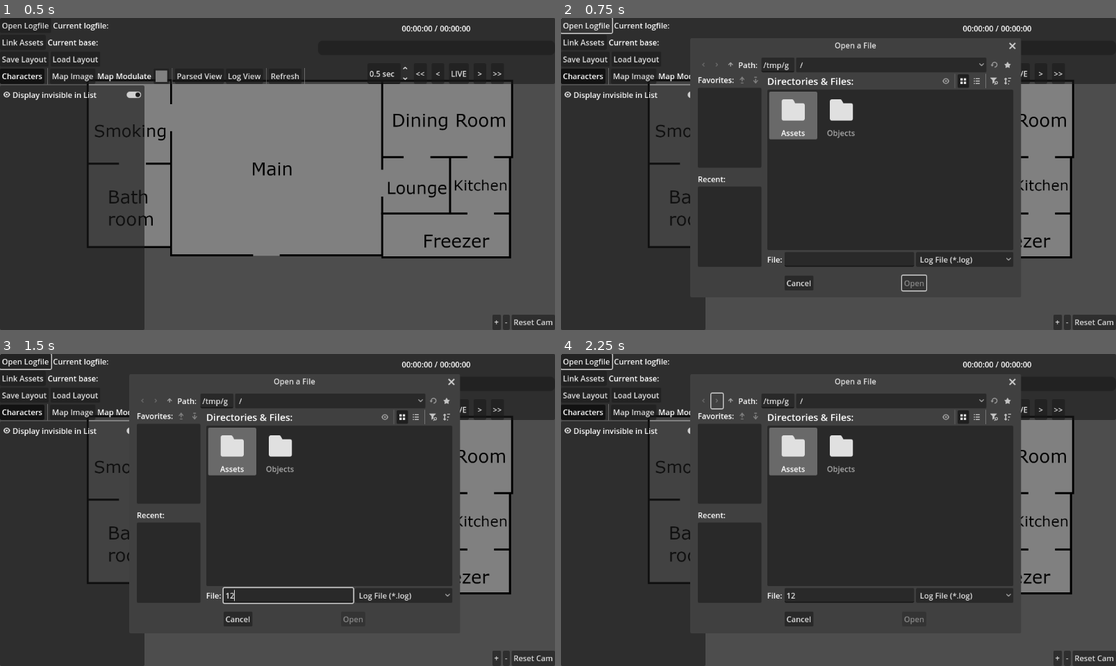
Above: before the commit, frames 1-4 (two rows, left to right).
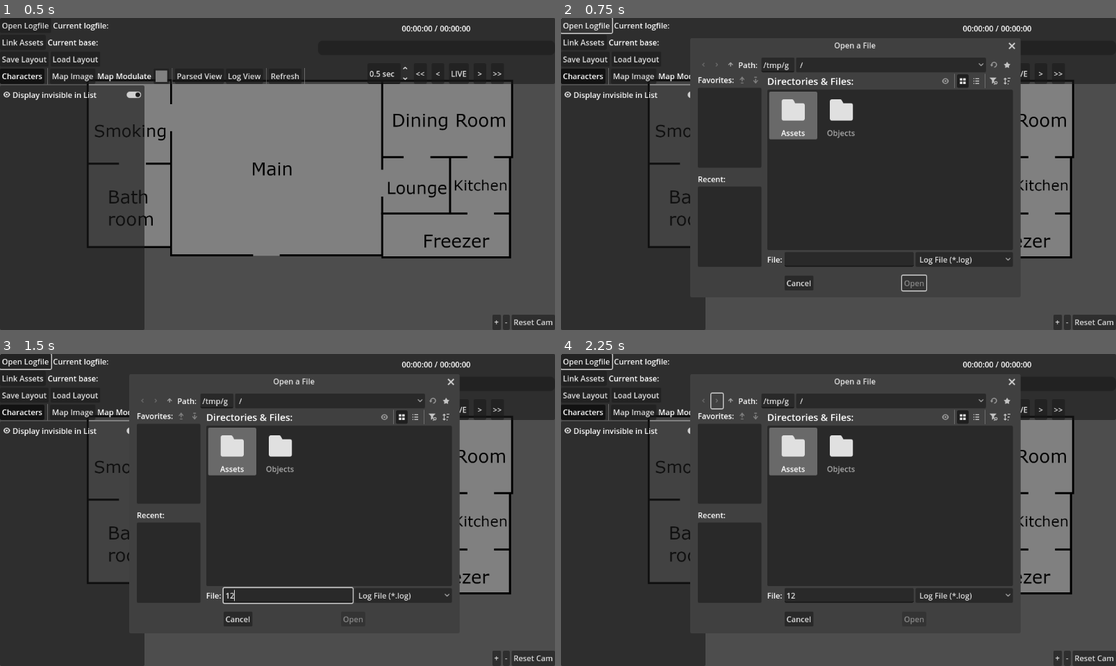
Above: after the commit, the same moments.

Repository: Crystalwarrior/AO2-LogReader
Game: Godot game, scene res://view.tscn
Two runs of this game, one before a commit and one after it. Both use one fixed random seed, a clock stepped at 60 frames per second and the inputs below.
Inputs (mouse positions are in pixels of both pictures, inside the frame that each line leads up to):
- Up to frame 1 (0.5 s): no input
- Up to frame 2 (0.75 s): click "Open Logfile" at 0.5 s
- Up to frame 3 (1.5 s): click (288, 594) at 1.27 s; type "12" at 1.35 s
- Up to frame 4 (2.25 s): click (716, 400) at 2 s

Frame 1 is identical in both runs. In frame 2, 0.3% of the frame differs, in the area x 49-83%, y 7-80%; in frame 3, 0.3%, in the area x 49-83%, y 7-81%; in frame 4, 0.3%.

Commit message:
Use Godot 4.5

Diff:
--- a/project.godot
+++ b/project.godot
@@ -12,7 +12,7 @@
 
 config/name="AO2 LogReader"
 run/main_scene="res://view.tscn"
-config/features=PackedStringArray("4.4", "GL Compatibility")
+config/features=PackedStringArray("4.5", "GL Compatibility")
 config/icon="res://icon.svg"
 
 [autoload]
